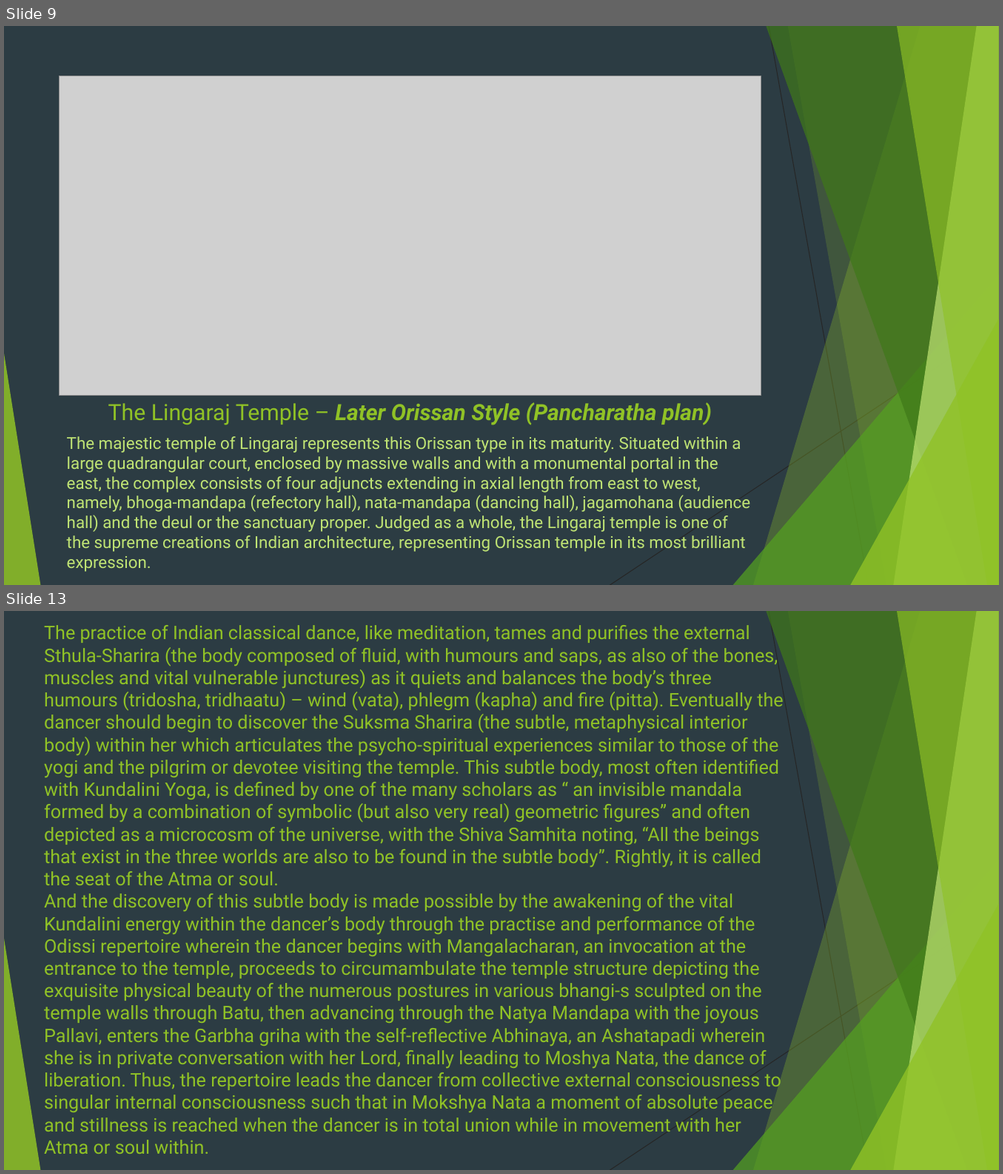
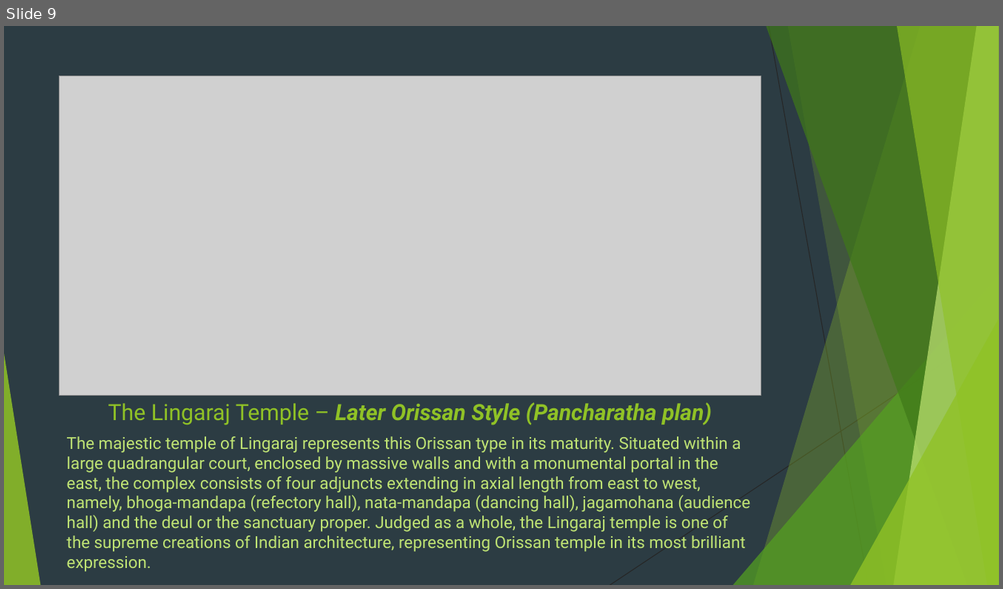
Before and after one commit to Force1ess/PPTAgent, a slide deck: pptagent/templates/default/source.pptx. Shown one above the other, each under a label of ours: slides 9 and 13 before the commit, slide 9 after it; the slides between them are not shown. The pictures are 1003x1174 and 1003x589 pixels, drawn with LibreOffice and Linux fonts; fonts in the diff are those of the drawing; grey boxes stand for pictures. Boxes give left, top, right and bottom in pixels: in the first picture for what was removed or moved away, otherwise in the second. Text is boxed around its words. In the diff, an @@ line names an element or a change of style, - is before the commit and + after.

```diff
--- a/pptagent/templates/default/source.pptx
+++ b/pptagent/templates/default/source.pptx
@@ slide 13 removed at [4, 611, 999, 1170], background #2C3C43; not listed: 10 template elements that a slide beside it also shows @@
@@ title removed at [44, 625, 782, 1154] @@
-The practice of Indian classical dance, like meditation, tames and purifies the external Sthula-Sharira (the body composed of fluid, with humours and saps, as also of the bones, muscles and vital vulnerable junctures) as it quiets and balances the body’s three humours (tridosha, tridhaatu) – wind (vata), phlegm (kapha) and fire (pitta). Eventually the dancer should begin to discover the Suksma Sharira (the subtle, metaphysical interior body) within her which articulates the psycho-spiritual experiences similar to those of the yogi and the pilgrim or devotee visiting the temple. This subtle body, most often identified with Kundalini Yoga, is defined by one of the many scholars as “ an invisible mandala formed by a combination of symbolic (but also very real) geometric figures” and often depicted as a microcosm of the universe, with the Shiva Samhita noting, “All the beings that exist in the three worlds are also to be found in the subtle body”. Rightly, it is called the seat of the Atma or soul.
-And the discovery of this subtle body is made possible by the awakening of the vital Kundalini energy within the dancer’s body through the practise and performance of the Odissi repertoire wherein the dancer begins with Mangalacharan, an invocation at the entrance to the temple, proceeds to circumambulate the temple structure depicting the exquisite physical beauty of the numerous postures in various bhangi-s sculpted on the temple walls through Batu, then advancing through the Natya Mandapa with the joyous Pallavi, enters the Garbha griha with the self-reflective Abhinaya, an Ashatapadi wherein she is in private conversation with her Lord, finally leading to Moshya Nata, the dance of liberation. Thus, the repertoire leads the dancer from collective external consciousness to singular internal consciousness such that in Mokshya Nata a moment of absolute peace and stillness is reached when the dancer is in total union while in movement with her Atma or soul within.
```
Also in this commit, not shown: 7 slides changed, 23 other files.
